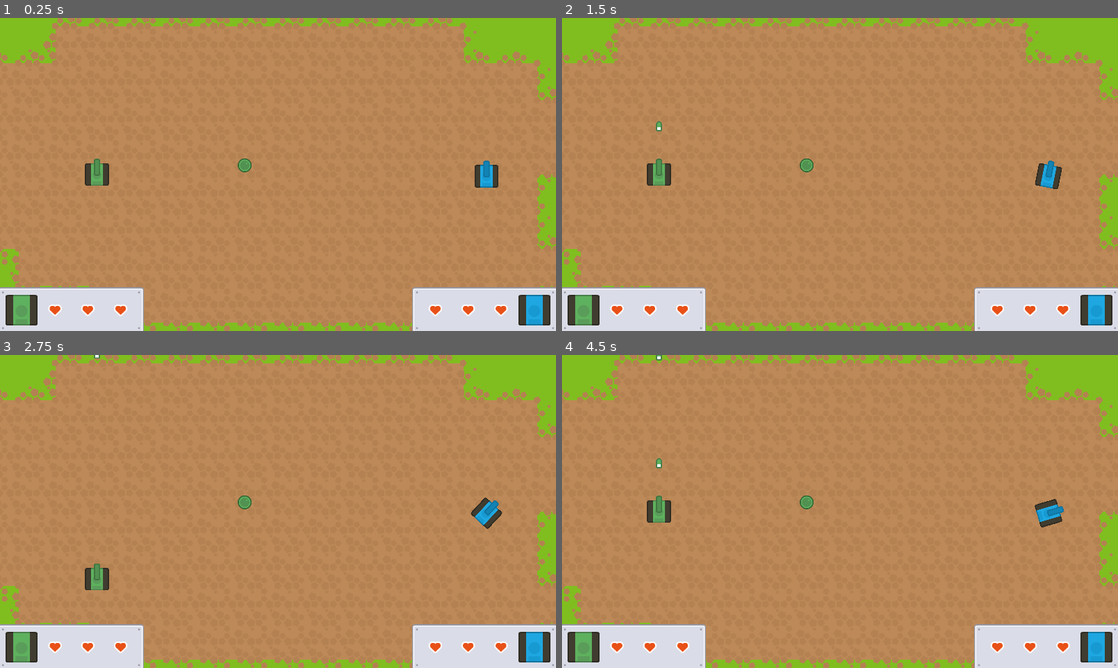
Above: before the commit, frames 1-4 (two rows, left to right).
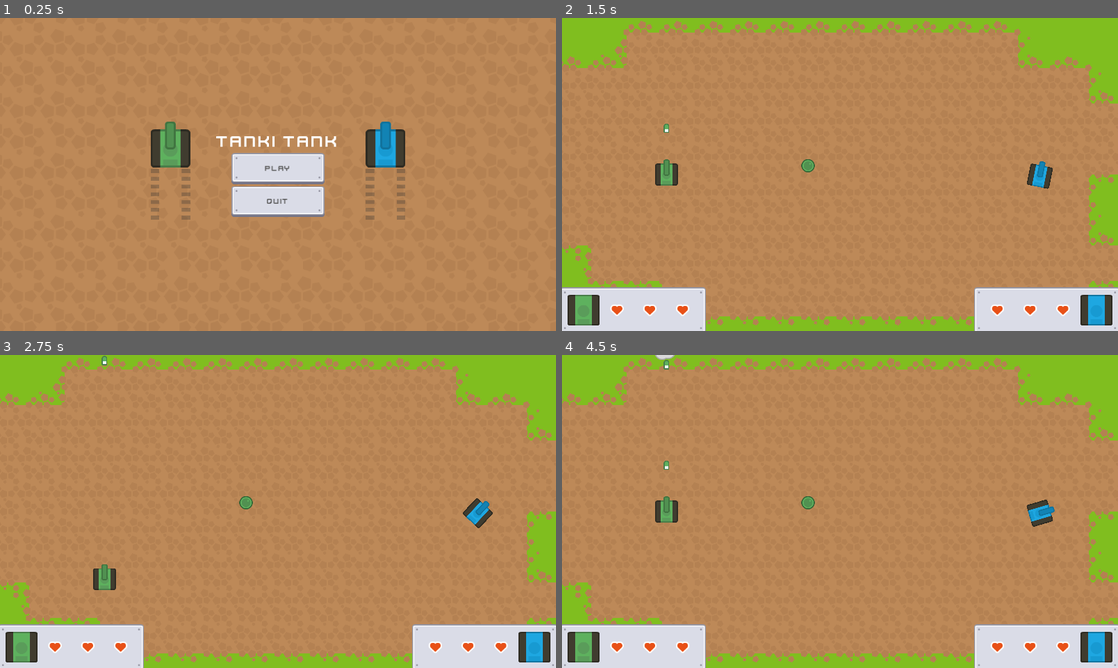
Above: after the commit, the same moments.

Repository: nbonkowski/ophasen-workshop-godot-2024
Game: Godot game, scene res://scenes/main_menu.tscn
The game is run twice, just before and just after one commit, with the same random seed, the same clock (stepped at 60 frames per second) and the same inputs. Before the commit the project starts from res://scenes/game.tscn.
Inputs (mouse positions are in pixels of both pictures, inside the frame that each line leads up to):
- Up to frame 1 (0.25 s): no input
- Up to frame 2 (1.5 s): click (840, 168) at 0.52 s; tap Enter at 1.25 s; hold Right (player_two_turn_right) from 1.28 s (still down); tap Space (fire_tank) at 1.35 s
- Up to frame 3 (2.75 s): release Right (player_two_turn_right) at 2.03 s; hold S (drive_down) from 2.03 s (still down); tap Space (fire_tank) at 2.1 s
- Up to frame 4 (4.5 s): release S (drive_down) at 2.78 s; hold Right (player_two_turn_right) 2.78-3.53 s; tap Shift (player_two_fire_tank) at 2.85 s; tap Space (fire_tank) at 3.05, 3.6, 4.35 s; hold W (drive_up) 3.53-4.28 s; hold Left (player_two_turn_left) from 4.28 s (still down)

The runs differ from the first frame. In frame 1, 20% of the frame differs, in the area x 0-100%, y 0-100%; in frame 2, 5.9%; in frame 3, 5.9%; in frame 4, 5.9%.

Commit message:
final fixes

Diff:
--- a/project.godot
+++ b/project.godot
@@ -11,7 +11,7 @@
 [application]
 
 config/name="godot-workshop"
-run/main_scene="res://scenes/game.tscn"
+run/main_scene="res://scenes/main_menu.tscn"
 config/features=PackedStringArray("4.3", "Forward Plus")
 config/icon="res://icon.svg"
 
--- a/scenes/game.tscn
+++ b/scenes/game.tscn
@@ -1,8 +1,6 @@
-[gd_scene load_steps=30 format=4 uid="uid://dyeexi6unj8rj"]
+[gd_scene load_steps=28 format=4 uid="uid://dyeexi6unj8rj"]
 
 [ext_resource type="PackedScene" uid="uid://dp5xlyyl816fv" path="res://scenes/prefabs/player.tscn" id="1_5h4wv"]
-[ext_resource type="Script" path="res://scripts/main_game.gd" id="1_n6v1p"]
-[ext_resource type="PackedScene" uid="uid://cfl4rr56qcoo0" path="res://scenes/prefabs/basic_enemy.tscn" id="3_l5476"]
 [ext_resource type="Texture2D" uid="uid://d4e2172dm18p1" path="res://sprites/PNG/Obstacles/barrelGreen_side.png" id="4_2x240"]
 [ext_resource type="TileSet" uid="uid://dm8uw7g13jsw6" path="res://sprites/Atlas/game.tres" id="4_3h834"]
 [ext_resource type="Texture2D" uid="uid://bumcy0i3nc64w" path="res://sprites/PNG/Obstacles/barrelGreen_side_damaged.png" id="5_6j20c"]
@@ -78,11 +76,6 @@
 texture = ExtResource("11_ijwbq")
 texture_region_size = Vector2i(44, 62)
 0:0/0 = 0
-1:0/0 = 0
-0:1/0 = 0
-1:1/0 = 0
-0:2/0 = 0
-1:2/0 = 0
 
 [sub_resource type="TileSetAtlasSource" id="TileSetAtlasSource_bttam"]
 texture = ExtResource("12_8rog3")
@@ -156,8 +149,7 @@
 sources/10 = SubResource("TileSetAtlasSource_00bic")
 
 [node name="Game" type="Node2D"]
-scale = Vector2(1.2, 1.2)
-script = ExtResource("1_n6v1p")
+scale = Vector2(1.15, 1.15)
 
 [node name="Player2" parent="." instance=ExtResource("1_5h4wv")]
 position = Vector2(720, 6)
@@ -165,9 +157,6 @@
 
 [node name="Player" parent="." instance=ExtResource("1_5h4wv")]
 position = Vector2(-625, 0)
-
-[node name="BasicEnemy" parent="." instance=ExtResource("3_l5476")]
-position = Vector2(700, 456)
 
 [node name="LayerHolder" type="Node2D" parent="."]
 
--- a/scenes/prefabs/basic_enemy.tscn
+++ /dev/null
@@ -1,3 +0,0 @@
-[gd_scene format=3 uid="uid://cfl4rr56qcoo0"]
-
-[node name="BasicEnemy" type="Node2D"]
--- a/scripts/main_game.gd
+++ /dev/null
@@ -1,4 +0,0 @@
-extends Node2D
-
-func _ready():
-	GameManager.reset()
--- a/scripts/player_movement.gd
+++ b/scripts/player_movement.gd
@@ -23,29 +23,29 @@
 		$Tank.texture = GameManager.player_two_texture
 		$Barrel.texture = GameManager.player_two_barrel
 
-
-func get_input():
-	rotation_direction = Input.get_axis(turn_left, turn_right)
-	velocity = transform.y * Input.get_axis(drive_up, drive_down) * speed
-
 func _physics_process(delta):
 	get_input()
 	fire()
 	rotation += rotation_direction * rotation_speed * delta
 	move_and_slide()
 
+func get_input():
+	rotation_direction = Input.get_axis(turn_left, turn_right)
+	velocity = transform.y * Input.get_axis(drive_up, drive_down) * speed
 
 func fire():
 	if is_loaded and Input.is_action_just_pressed(fire_tank):
 		is_loaded = false
-		var projectile = PROJECTILE.instantiate()
-		projectile.is_player_two = is_player_two
-		projectile.rotation = rotation
-		get_node("/root/Game/").add_child(projectile)
-		projectile.global_position = $Projectile_Marker.global_position
-		rotation_direction = 0
-		#velocity += transform.y * 500
+		instantiateProjectile()
 		$FireDelay.start()
+
+func instantiateProjectile():
+	var projectile = PROJECTILE.instantiate()
+	projectile.is_player_two = is_player_two
+	projectile.rotation = rotation
+	get_node("/root/Game/").add_child(projectile)
+	projectile.global_position = $Projectile_Marker.global_position
+	rotation_direction = 0
 
 #is called when hit by a projectile
 func _on_area_2d_area_entered(area: Area2D) -> void:
--- a/scripts/player_stats.gd
+++ b/scripts/player_stats.gd
@@ -9,8 +9,3 @@
 	elif is_player_two:
 		$PanelContainer/HSplitContainer/MarginContainer/TextureRect.texture = GameManager.player_two_texture
 	$PanelContainer/HSplitContainer/LifeBar.player = is_player_two
-
-
-# Called every frame. 'delta' is the elapsed time since the previous frame.
-func _process(delta: float) -> void:
-	pass
--- a/scripts/projectile_movement.gd
+++ b/scripts/projectile_movement.gd
@@ -7,24 +7,18 @@
 func _ready() -> void:
 	if is_player_two:
 		$Sprite2D.play("default_player_two")
-	#velocity = -transform.y * projectile_speed
-	$Timer.stop
 
 # Called every frame. 'delta' is the elapsed time since the previous frame.
 func _process(delta: float) -> void:
 	position += -transform.y * projectile_speed * delta
-	#move_and_slide()
 
 func explode()-> void:
+	$Timer.stop()
 	projectile_speed = 0
 	$Sprite2D.play("explosion")
 	$Sprite2D.connect("animation_looped",queue_free)
 
-
 func _on_timer_timeout() -> void:
-	explode()
-
-func _on_body_entered(area: Area2D) -> void:
 	explode()
 
 func _on_area_entered(area: Area2D) -> void:
